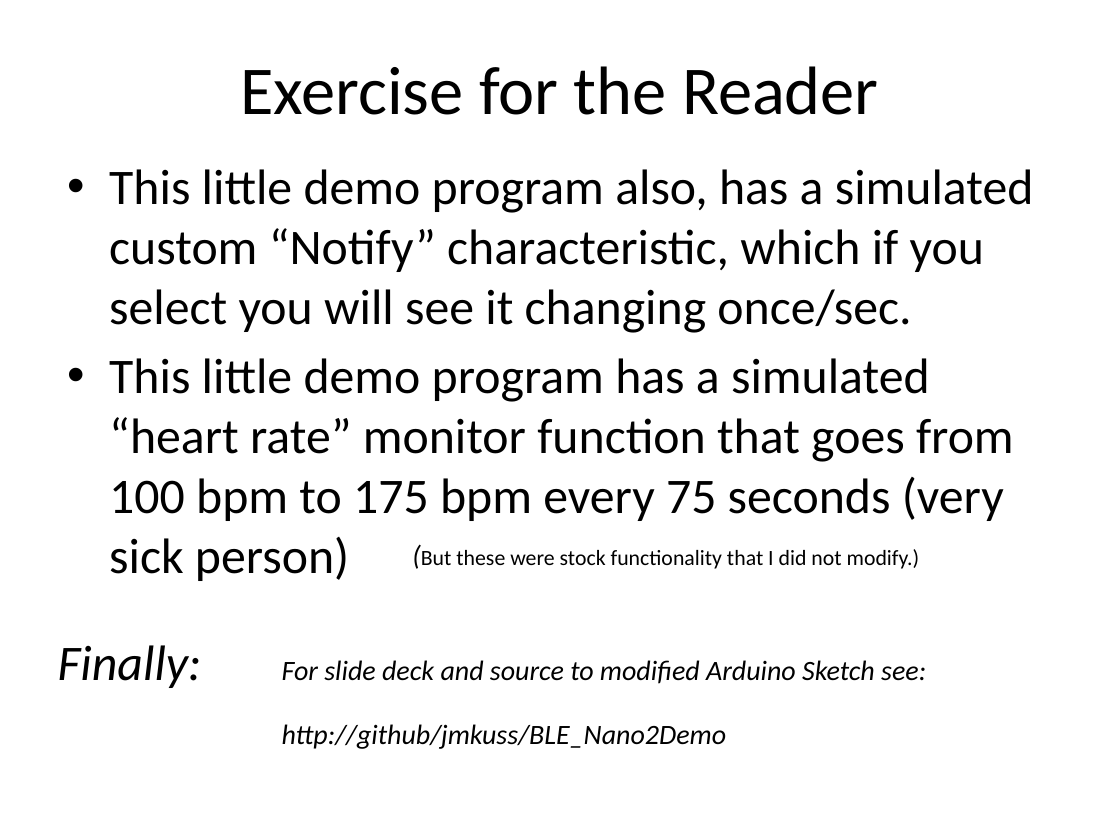
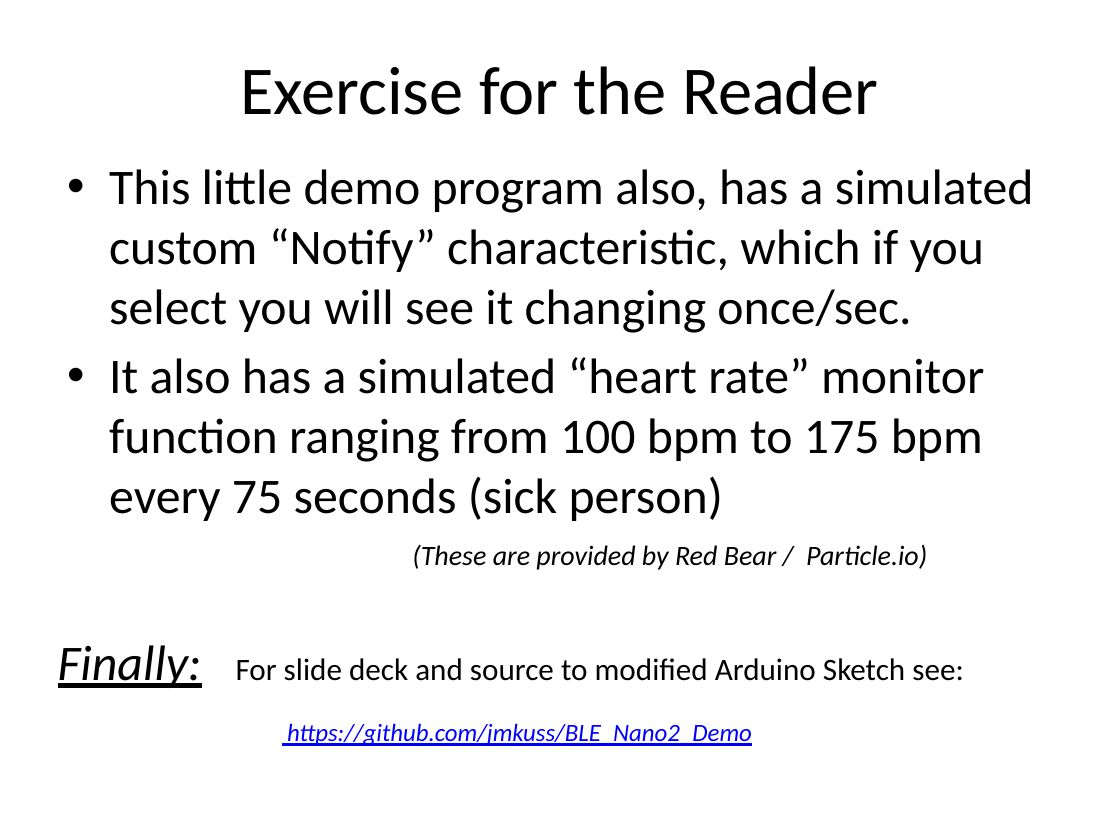
Before and after one commit to jmkuss/BLE_Nano2_Demo, a slide deck: slide 16 of Red Bear BLE Nano 2__a.pptx. Drawn at 1120x840 pixels with LibreOffice and Linux fonts; fonts in the diff are those of the drawing. Boxes give left, top, right and bottom in pixels: in the first picture for what was removed or moved away, otherwise in the second. Text is boxed around its words. In the diff, an @@ line names an element or a change of style, - is before the commit and + after.

```diff
--- a/Red Bear BLE Nano 2__a.pptx
+++ b/Red Bear BLE Nano 2__a.pptx
@@ text at [109, 357, 984, 521]: text changed @@
-• This little demo program has a simulated “heart rate” monitor function that goes from 100 bpm to 175 bpm every 75 seconds (very sick person)
+• It also has a simulated “heart rate” monitor function ranging from 100 bpm to 175 bpm every 75 seconds (sick person)
@@ text at [412, 544, 927, 570]: text changed; size 14 to 18 pt; italic on @@
-(But these were stock functionality that I did not modify.)
+(These are provided by Red Bear / Particle.io)
@@ text at [58, 645, 963, 688]: size 18 to 20 pt, italic off in "For slide deck and source to modified ..."; underline on in "Finally:" @@
@@ text at [287, 723, 752, 746]: text changed; size 18 to 16 pt; text colour #000000 to #0000FF @@
-http://github/jmkuss/BLE_Nano2Demo
+https://github.com/jmkuss/BLE_Nano2_Demo
```
Also in this commit, not shown: 3 other files.
